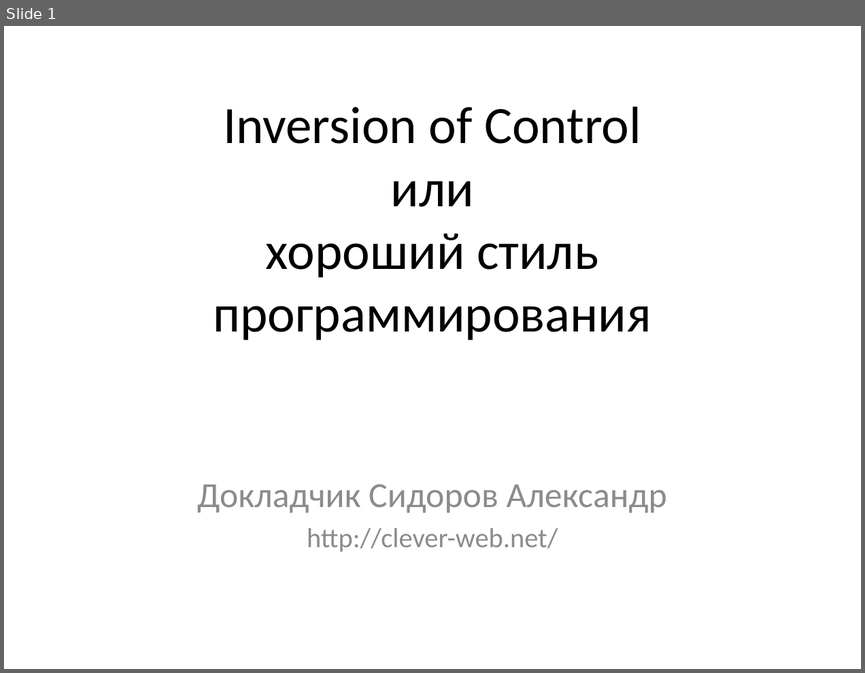
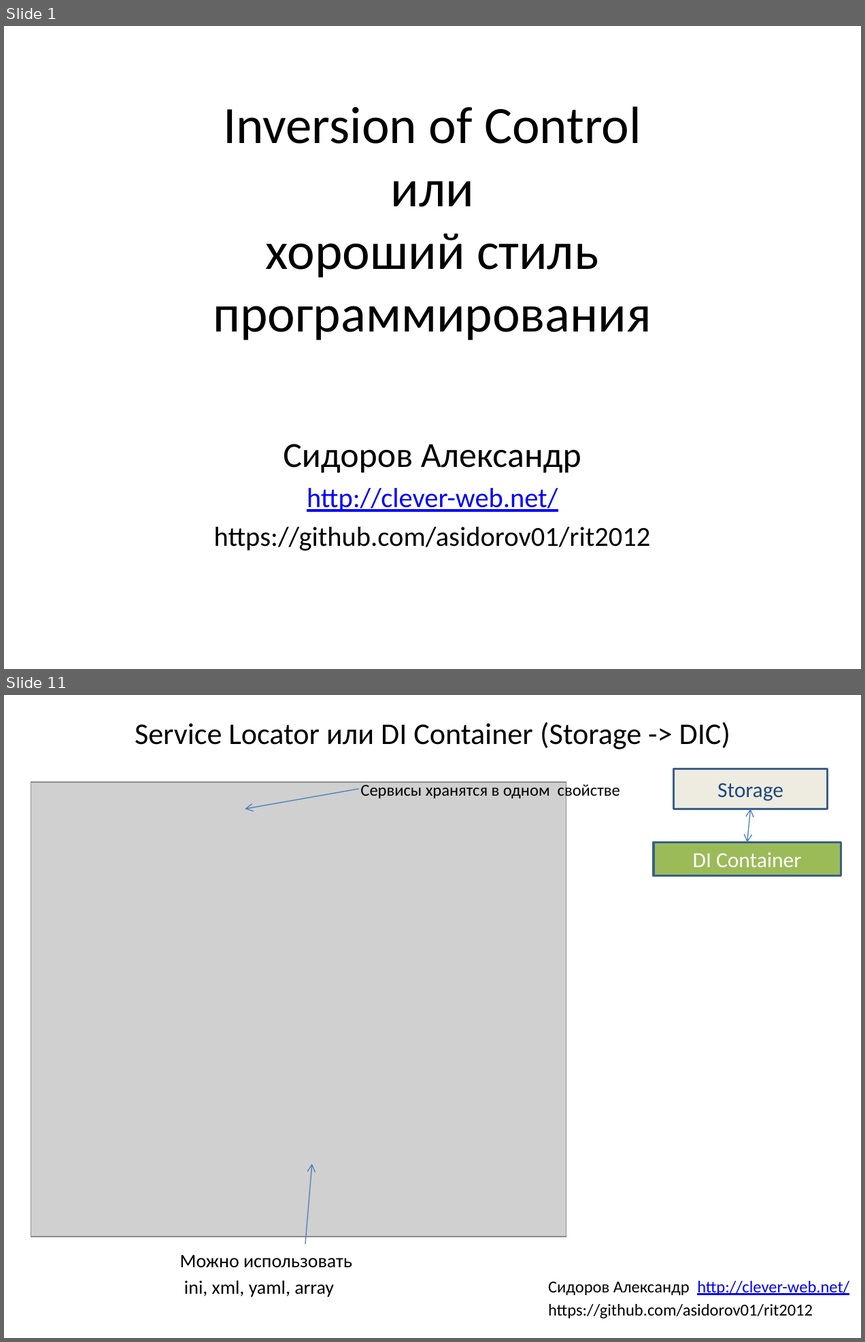
Before and after one commit to asidorov01/rit2012, a slide deck: Inversion of Control.pptx. Shown one above the other, each under a label of ours: slide 1 before the commit, slides 1 and 11 after it; the slides between them are not shown. The pictures are 865x673 and 865x1342 pixels, drawn with LibreOffice and Linux fonts; fonts in the diff are those of the drawing; grey boxes stand for pictures. Boxes give left, top, right and bottom in pixels: in the first picture for what was removed or moved away, otherwise in the second. Text is boxed around its words. In the diff, an @@ line names an element or a change of style, - is before the commit and + after.

```diff
--- a/Inversion of Control.pptx
+++ b/Inversion of Control.pptx
@@ slide 11 added at [4,695,861,1338], background #FFFFFF @@
@@ title added at [135,722,730,749], 25.2 pt, text #000000 @@
+Service Locator или DI Container (Storage -> DIC)
@@ rectangle added at [673,768,827,809], fill #EEECE1, outline #3A5F8C 2 pt, 18 pt, text #1F497D @@
+Storage
@@ picture added at [31,783,566,1236] @@
@@ arrow added from (359, 788) to (245, 809), #4B7EBC 0.75 pt @@
@@ text added at [360,783,620,800], 14 pt, text #000000 @@
+Сервисы хранятся в одном свойстве
@@ double arrow added from (750, 809) to (747, 843), #4B7EBC 0.75 pt @@
@@ rectangle added at [653,843,841,876], fill #9BBB59, outline #3A5F8C 2 pt, 18 pt, text #FFFFFF @@
+DI Container
@@ arrow added from (306, 1244) to (311, 1164), #4B7EBC 0.75 pt @@
@@ text added at [180,1255,352,1297], 16 pt, text #000000 @@
+Можно использовать
+ini, xml, yaml, array
@@ text added at [548,1280,849,1319], 14 pt, text #000000 @@
+Сидоров Александр http://clever-web.net/
+https://github.com/asidorov01/rit2012
@@ slide 1 changed as well @@
@@ subtitle "Сидоров Александр": place and size @@
-subtitle "Сидоров Александр" at [197,484,667,552]
+subtitle "Сидоров Александр" at [214,444,651,550]
@@ subtitle at [283,444,581,473]: text changed; text colour #8C8C8C to #000000 @@
-Докладчик Сидоров Александр
+Сидоров Александр
@@ subtitle at [307,488,558,512]: text colour #8C8C8C to #0000FF, underline on in "http://clever-web.net/" @@
@@ subtitle at [214,526,651,550]: paragraph added @@
+https://github.com/asidorov01/rit2012
```
Also in this commit, not shown: 6 other slides changed, 5 other slides added, 2 slides removed, 13 other files.
